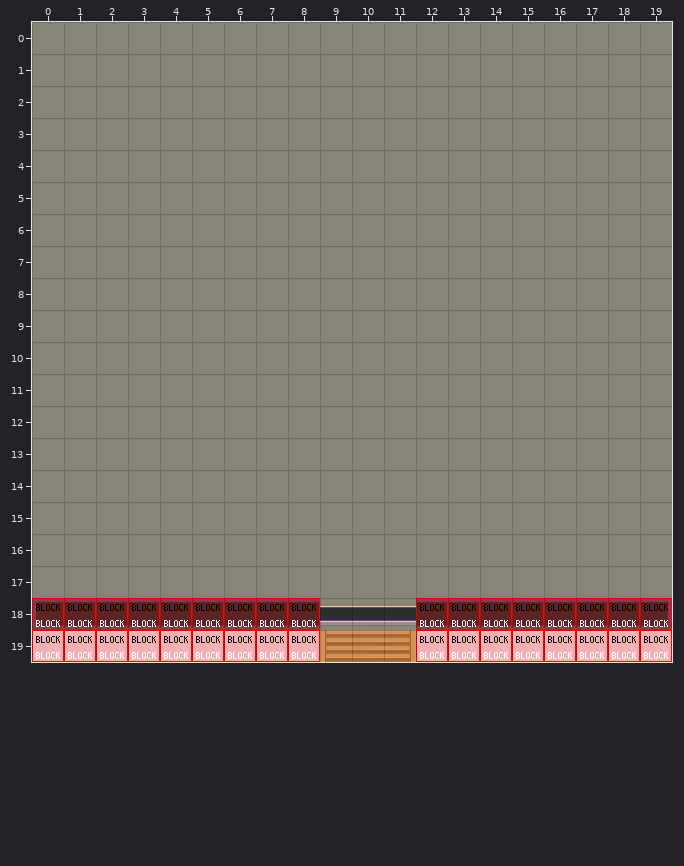
One commit to this Tiled map (JSON): challenge.tmj. Above is the file before it was changed.
Cells are 32x32 px. Shown: x 0..19, y 0..19.
And afterwards:
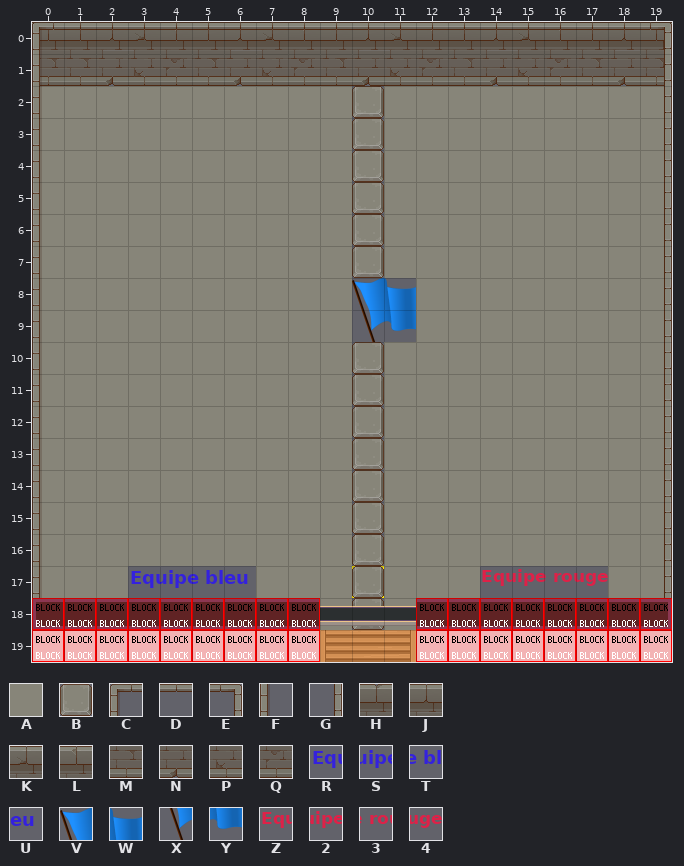
Key: from "TX Tileset Stone Ground": A 9, B 27; from "TX Tileset Wall": C 17, D 18, E 19, F 33, G 35, H 97, J 98, K 99, L 100, M 113, N 114, P 115, Q 116; from "bleu": R 0, S 1, T 2, U 3; from "flag": V 0, W 1, X 2, Y 3; from "rouge": Z 0, 2 1, 3 2, 4 3.
_ is an empty cell.
Tiles of an added or newly shown layer are drawn over the layers below it.
Difference:
{"where": "layer \"floor\""}
{"y":0,"x":0,"old":"AAAAAAAAAAAAAAAAAAAA","new":"HHJKLHJKLHJKLHJKLHJH"}
{"y":1,"x":0,"old":"AAAAAAAAAAAAAAAAAAAA","new":"MMNPQMNPQMNPQMNPQMNM"}
{"y":2,"x":10,"old":"A","new":"B"}
{"y":3,"x":10,"old":"A","new":"B"}
{"y":4,"x":10,"old":"A","new":"B"}
{"y":5,"x":10,"old":"A","new":"B"}
{"y":6,"x":10,"old":"A","new":"B"}
{"y":7,"x":10,"old":"A","new":"B"}
{"y":8,"x":10,"old":"AA","new":"VW"}
{"y":9,"x":10,"old":"AA","new":"XY"}
{"y":10,"x":10,"old":"A","new":"B"}
{"y":11,"x":10,"old":"A","new":"B"}
{"y":12,"x":10,"old":"A","new":"B"}
{"y":13,"x":10,"old":"A","new":"B"}
{"y":14,"x":10,"old":"A","new":"B"}
{"y":15,"x":10,"old":"A","new":"B"}
{"y":16,"x":10,"old":"A","new":"B"}
{"y":17,"x":3,"old":"AAAA","new":"RSTU"}
{"y":17,"x":10,"old":"A","new":"B"}
{"y":17,"x":14,"old":"AAAA","new":"Z234"}
{"y":18,"x":10,"old":"A","new":"B"}
{"where": "layer \"wall\" (added)"}
{"y":0,"x":0,"old":"____________________","new":"CDDDDDDDDDDDDDDDDDDE"}
{"y":1,"x":0,"old":"_","new":"F"}
{"y":1,"x":19,"old":"_","new":"G"}
{"y":2,"x":0,"old":"_","new":"F"}
{"y":2,"x":19,"old":"_","new":"G"}
{"y":3,"x":0,"old":"_","new":"F"}
{"y":3,"x":19,"old":"_","new":"G"}
{"y":4,"x":0,"old":"_","new":"F"}
{"y":4,"x":19,"old":"_","new":"G"}
{"y":5,"x":0,"old":"_","new":"F"}
{"y":5,"x":19,"old":"_","new":"G"}
{"y":6,"x":0,"old":"_","new":"F"}
{"y":6,"x":19,"old":"_","new":"G"}
{"y":7,"x":0,"old":"_","new":"F"}
{"y":7,"x":19,"old":"_","new":"G"}
{"y":8,"x":0,"old":"_","new":"F"}
{"y":8,"x":19,"old":"_","new":"G"}
{"y":9,"x":0,"old":"_","new":"F"}
{"y":9,"x":19,"old":"_","new":"G"}
{"y":10,"x":0,"old":"_","new":"F"}
{"y":10,"x":19,"old":"_","new":"G"}
{"y":11,"x":0,"old":"_","new":"F"}
{"y":11,"x":19,"old":"_","new":"G"}
{"y":12,"x":0,"old":"_","new":"F"}
{"y":12,"x":19,"old":"_","new":"G"}
{"y":13,"x":0,"old":"_","new":"F"}
{"y":13,"x":19,"old":"_","new":"G"}
{"y":14,"x":0,"old":"_","new":"F"}
{"y":14,"x":19,"old":"_","new":"G"}
{"y":15,"x":0,"old":"_","new":"F"}
{"y":15,"x":19,"old":"_","new":"G"}
{"y":16,"x":0,"old":"_","new":"F"}
{"y":16,"x":19,"old":"_","new":"G"}
{"y":17,"x":0,"old":"_","new":"F"}
{"y":17,"x":19,"old":"_","new":"G"}
